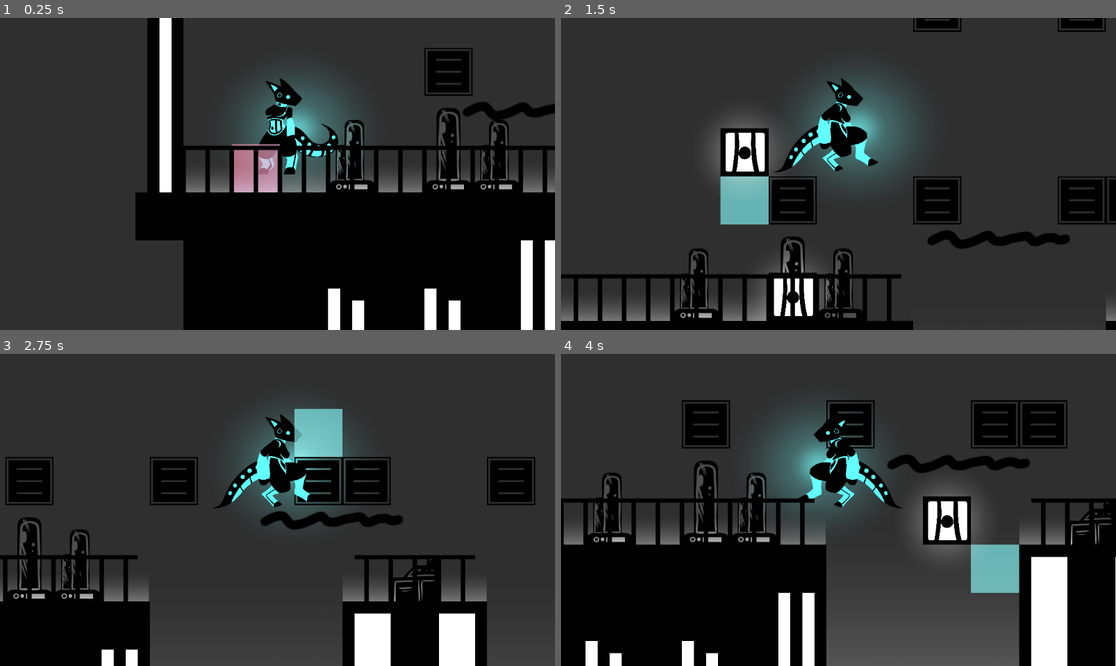
Above: before the commit, frames 1-4 (two rows, left to right).
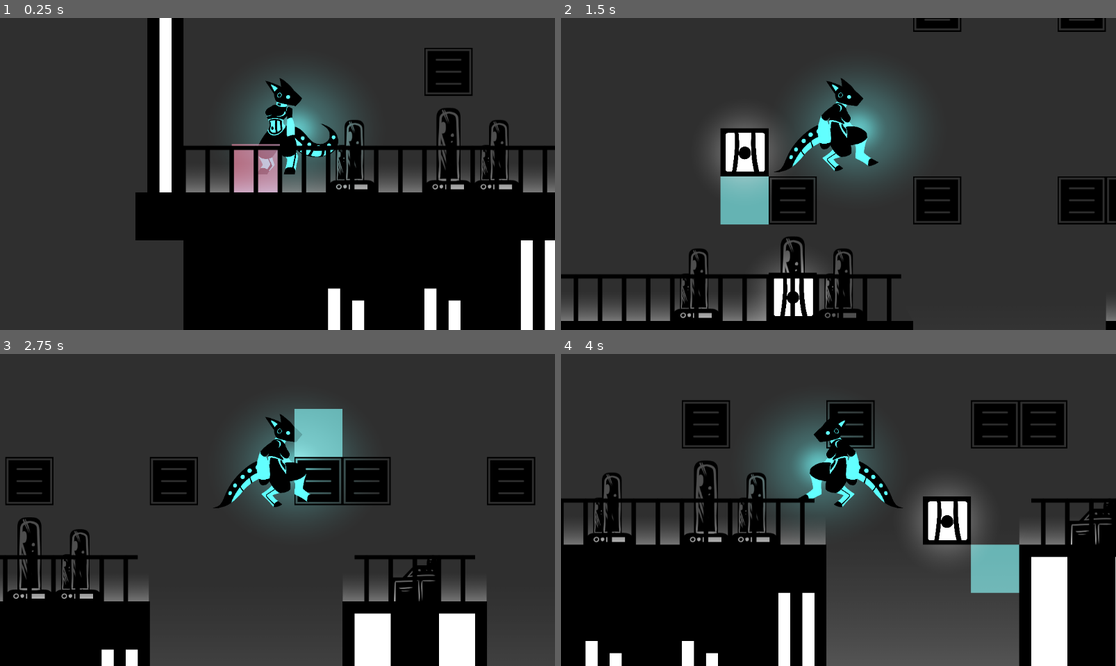
Above: after the commit, the same moments.

Repository: scales-in-git/TeamTime
Game: Godot game, scene res://Scenes/Levels/Debug/RundimentaryLevels/PlatformTest.tscn
The game is run twice, just before and just after one commit, with the same random seed, the same clock (stepped at 60 frames per second) and the same inputs. The project has no main scene, so this scene is started directly.
Inputs (mouse positions are in pixels of both pictures, inside the frame that each line leads up to):
- Up to frame 1 (0.25 s): no input
- Up to frame 2 (1.5 s): tap Enter (ui_accept) at 0.5 s; move the mouse to (960, 158) at 0.52 s; hold D (player_right) 0.53-1.28 s; hold Right mouse button (player_block_delete) 0.53-1.28 s; click (960, 158) at 0.67 s; tap Space (player_jump) at 0.77 s; move the mouse to (727, 189) at 1.27 s; hold S from 1.28 s (still down); click (727, 189) at 1.35 s
- Up to frame 3 (2.75 s): tap Space (player_jump) at 1.52 s; move the mouse to (333, 441) at 2.02 s; release S at 2.03 s; hold D (player_right) from 2.03 s (still down); hold Q (player_delete_all) from 2.03 s (still down)
- Up to frame 4 (4 s): move the mouse to (810, 572) at 2.77 s; release D (player_right) at 2.78 s; release Q (player_delete_all) at 2.78 s; hold W (player_up) 2.78-3.53 s; tap E (player_interact) at 2.85 s; click (810, 572) at 2.92 s; tap Space (player_jump) at 3.02, 3.77 s; move the mouse to (1005, 556) at 3.52 s; hold A (player_left) from 3.53 s (still down); hold F from 3.53 s (still down)

The runs differ from the first frame. In frame 1, 0.5% of the frame differs, in the area x 83-100%, y 26-33%; in frame 2, 0.8%; in frame 3, 0.8%, in the area x 46-73%, y 50-57%; in frame 4, 0.8%.

Commit message:
Started making simple platform

Diff:
--- a/Scenes/Mechanics/MovingPlatform/MovingPlatform.gd
+++ b/Scenes/Mechanics/MovingPlatform/MovingPlatform.gd
@@ -17,9 +17,14 @@
 	TARGET_MOVE_TO
 }
 
+var active = true
+
 var current_state: MovementState = MovementState.TARGET_MOVE_TO
 
 func _physics_process(delta):
+	if not active:
+		return
+
 	if current_state == MovementState.SOURCE_WAIT or current_state == MovementState.TARGET_WAIT:
 		return
 
@@ -53,7 +58,6 @@
 		)
 
 	position += intended_displacement
-	# print(position)
 
 func _ready():
 	direction = direction.normalized()
--- a/Scenes/Mechanics/MovingPlatform/MovingPlatform.tscn
+++ b/Scenes/Mechanics/MovingPlatform/MovingPlatform.tscn
@@ -1,12 +1,7 @@
-[gd_scene load_steps=3 format=3 uid="uid://0hi7fyduhudf"]
+[gd_scene load_steps=2 format=3 uid="uid://0hi7fyduhudf"]
 
-[ext_resource type="Texture2D" uid="uid://8aukhe7oy3bu" path="res://Placeholders/FunnyPlatformLol.png" id="1_7tkyg"]
 [ext_resource type="Script" uid="uid://dohry0dir848e" path="res://Scenes/Mechanics/MovingPlatform/MovingPlatform.gd" id="1_akfi6"]
 
 [node name="MovingPlatform" type="AnimatableBody2D"]
 sync_to_physics = false
 script = ExtResource("1_akfi6")
-
-[node name="FunnyPlatformLol" type="Sprite2D" parent="."]
-scale = Vector2(0.25, 0.25)
-texture = ExtResource("1_7tkyg")
--- /dev/null
+++ b/Scenes/Mechanics/MovingPlatform/SimpleMovingPlatform/SimpleMovingPlatform.tscn
@@ -0,0 +1,3 @@
+[gd_scene format=3 uid="uid://ck7hdwm4tjpjn"]
+
+[node name="SimpleMovingPlatform" type="Node2D"]
Binary file added: Scenes/Mechanics/MovingPlatform/PlatformSprite.png
Not shown, added: Scenes/Mechanics/MovingPlatform/PlatformSprite.png.import
